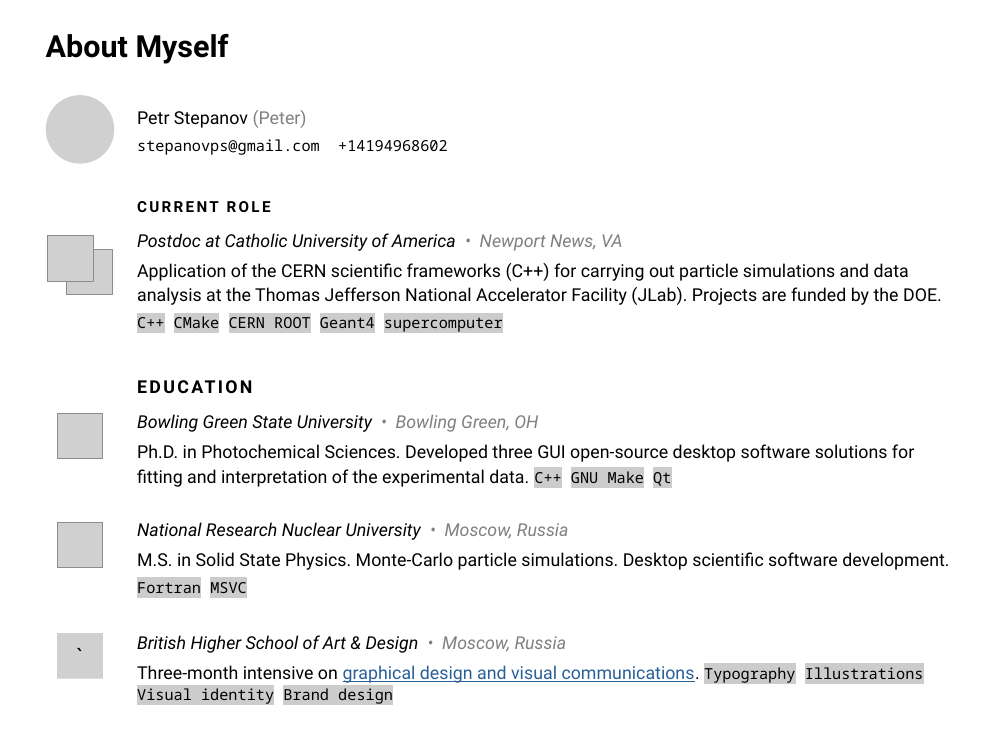
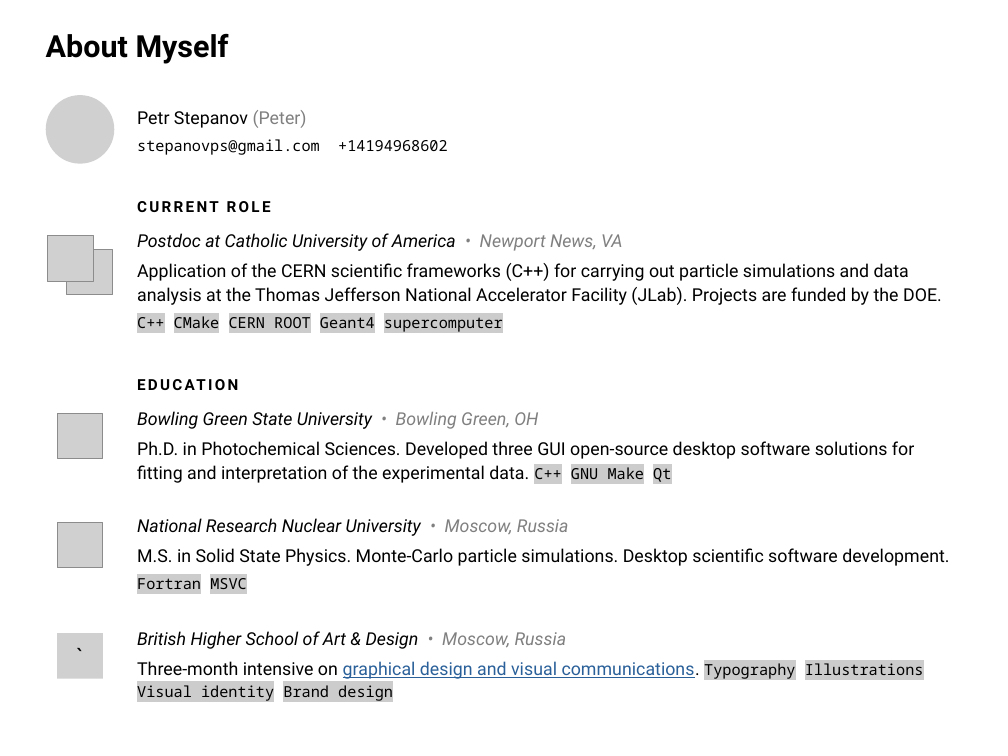
Before and after one commit to petrstepanov/petrstepanov.github.io, a slide deck: slide 1 of static/presentations/about-me-2022.odp. Drawn at 1008x756 pixels with LibreOffice and Linux fonts; fonts in the diff are those of the drawing; grey boxes stand for pictures. Boxes give left, top, right and bottom in pixels: in the first picture for what was removed or moved away, otherwise in the second. Text is boxed around its words. In the diff, an @@ line names an element or a change of style, - is before the commit and + after.

```diff
--- a/static/presentations/about-me-2022.odp
+++ b/static/presentations/about-me-2022.odp
@@ text "EDUCATION" at [137,411,949,701]: size 14 to 12 pt in "EDUCATION" @@
```
Also in this commit, not shown: 2 other slides changed, 1 other file.
